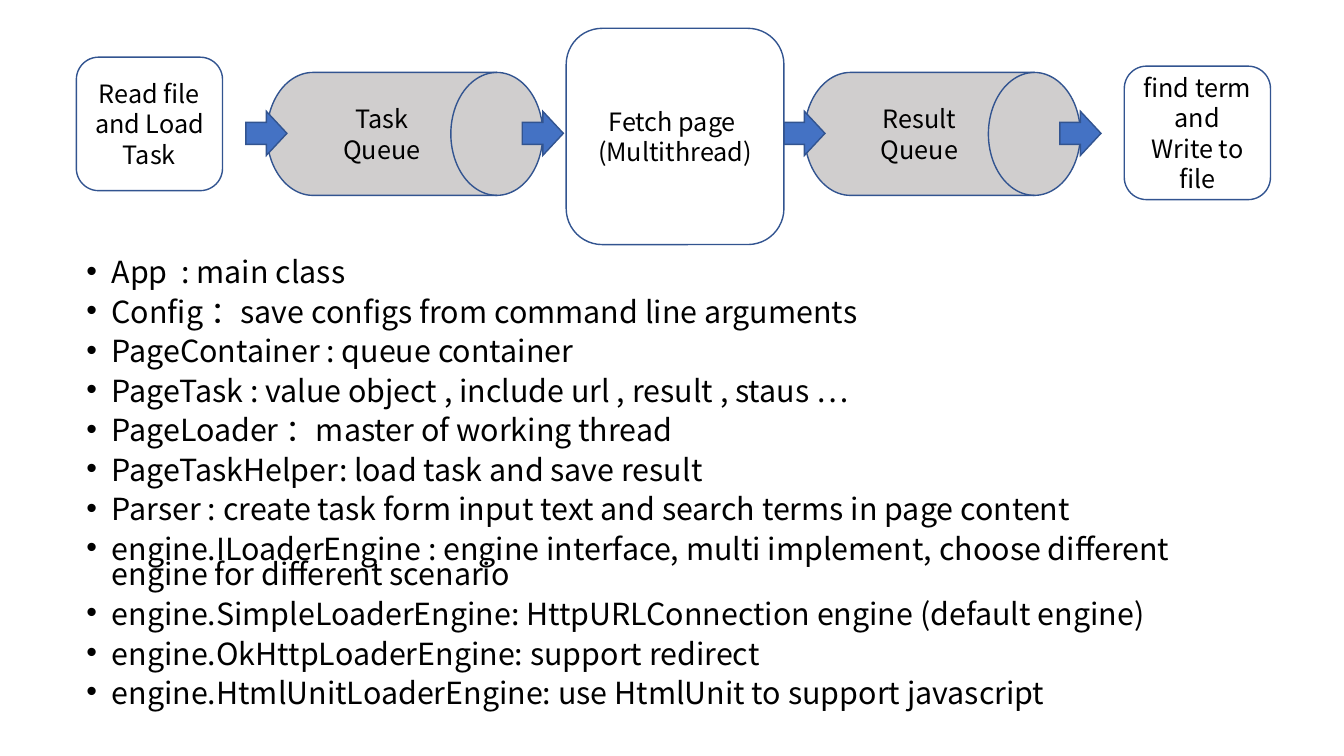
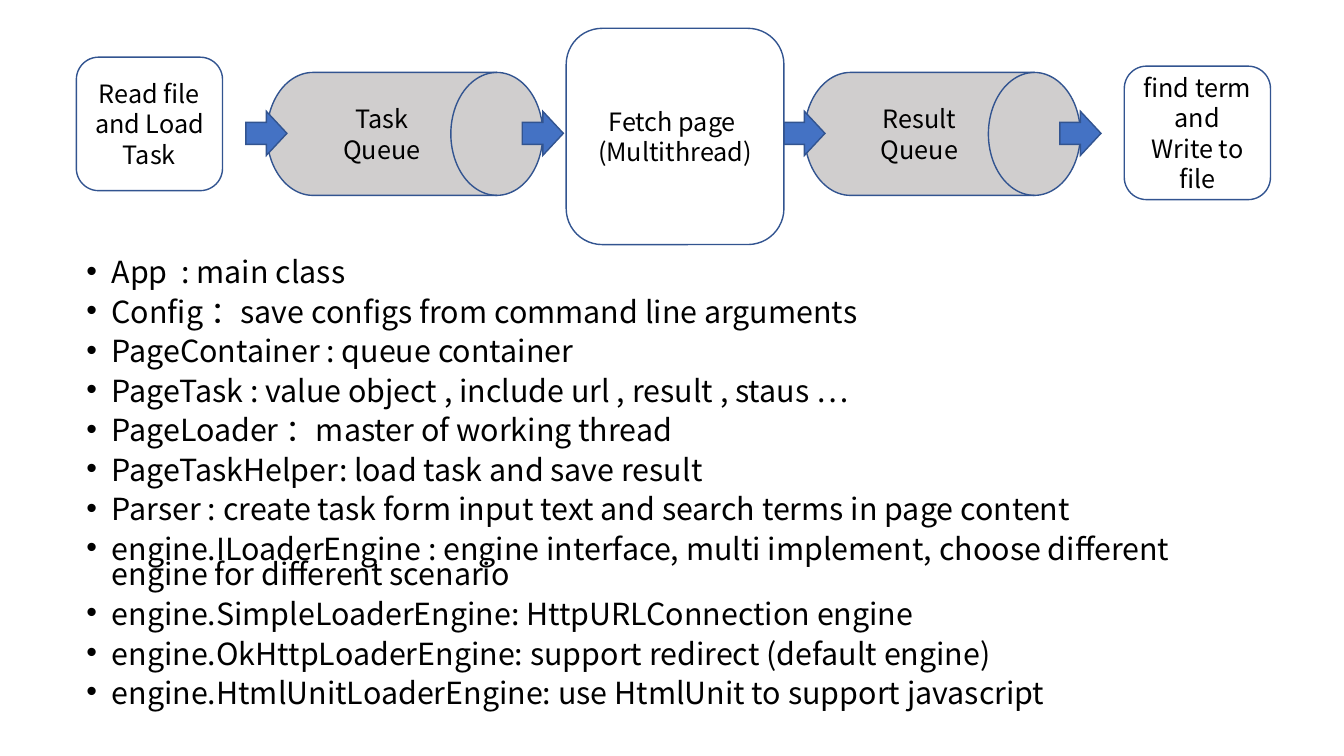
Before and after one commit to huangfandev/youlandcrawler, a slide deck: slide 1 of youland-crawler.pptx. Drawn at 1344x756 pixels with LibreOffice and Linux fonts; fonts in the diff are those of the drawing. Boxes give left, top, right and bottom in pixels: in the first picture for what was removed or moved away, otherwise in the second. Text is boxed around its words. In the diff, an @@ line names an element or a change of style, - is before the commit and + after.

```diff
--- a/youland-crawler.pptx
+++ b/youland-crawler.pptx
@@ text at (112, 600, 991, 673): text changed @@
-• engine.SimpleLoaderEngine: HttpURLConnection engine (default engine)
-• engine.OkHttpLoaderEngine: support redirect
+• engine.SimpleLoaderEngine: HttpURLConnection engine
+• engine.OkHttpLoaderEngine: support redirect (default engine)
```
Also in this commit, not shown: 1 other slide changed.
